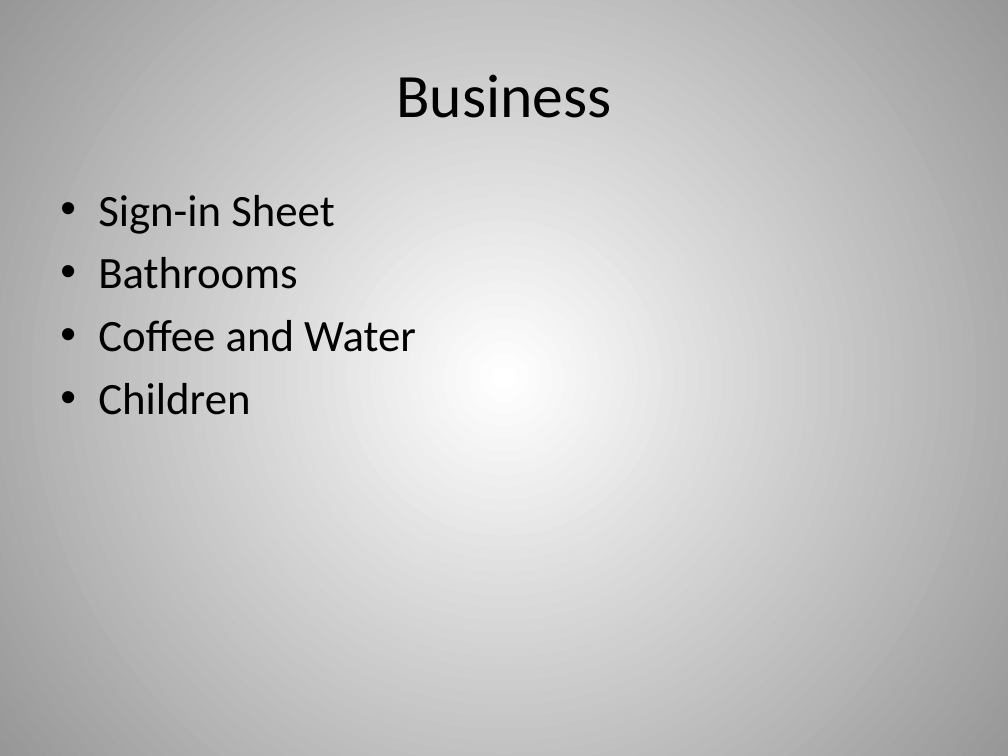
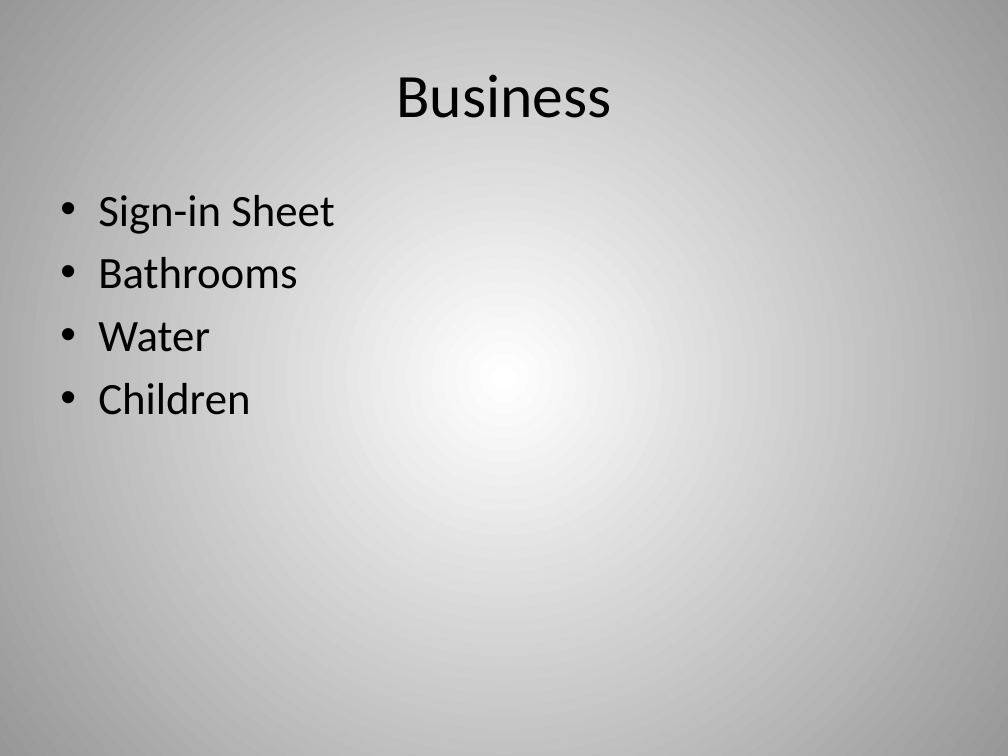
Before and after one commit to chadmyers/junkdrawer, a slide deck: slide 2 of baptismclass/Baptism.pptx. Drawn at 1008x756 pixels with LibreOffice and Linux fonts; fonts in the diff are those of the drawing. Boxes give left, top, right and bottom in pixels: in the first picture for what was removed or moved away, otherwise in the second. Text is boxed around its words. In the diff, an @@ line names an element or a change of style, - is before the commit and + after.

Commit message:
Updated

```diff
--- a/baptismclass/Baptism.pptx
+++ b/baptismclass/Baptism.pptx
@@ text at box(98, 322, 210, 352): text changed @@
-• Coffee and Water
+• Water
```
